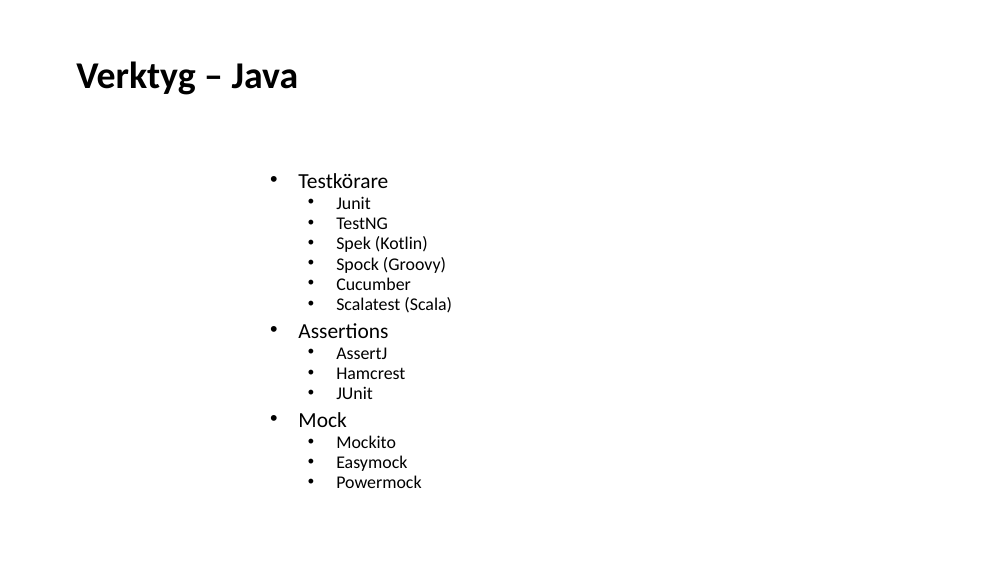
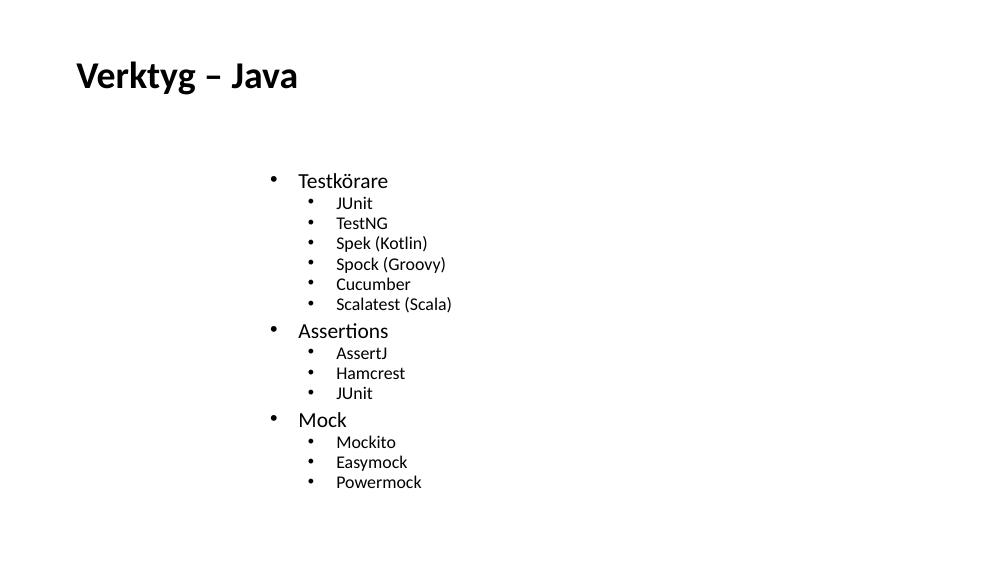
Before and after one commit to Omegapoint/tdd-lab, a slide deck: slide 9 of TDD-Presentation.pptx. Drawn at 1008x567 pixels with LibreOffice and Linux fonts; fonts in the diff are those of the drawing. Boxes give left, top, right and bottom in pixels: in the first picture for what was removed or moved away, otherwise in the second. Text is boxed around its words. In the diff, an @@ line names an element or a change of style, - is before the commit and + after.

```diff
--- a/TDD-Presentation.pptx
+++ b/TDD-Presentation.pptx
@@ subtitle at bbox=[336, 196, 373, 209]: text changed @@
-  • Junit
+  • JUnit
```
Also in this commit, not shown: 3 other slides changed.
